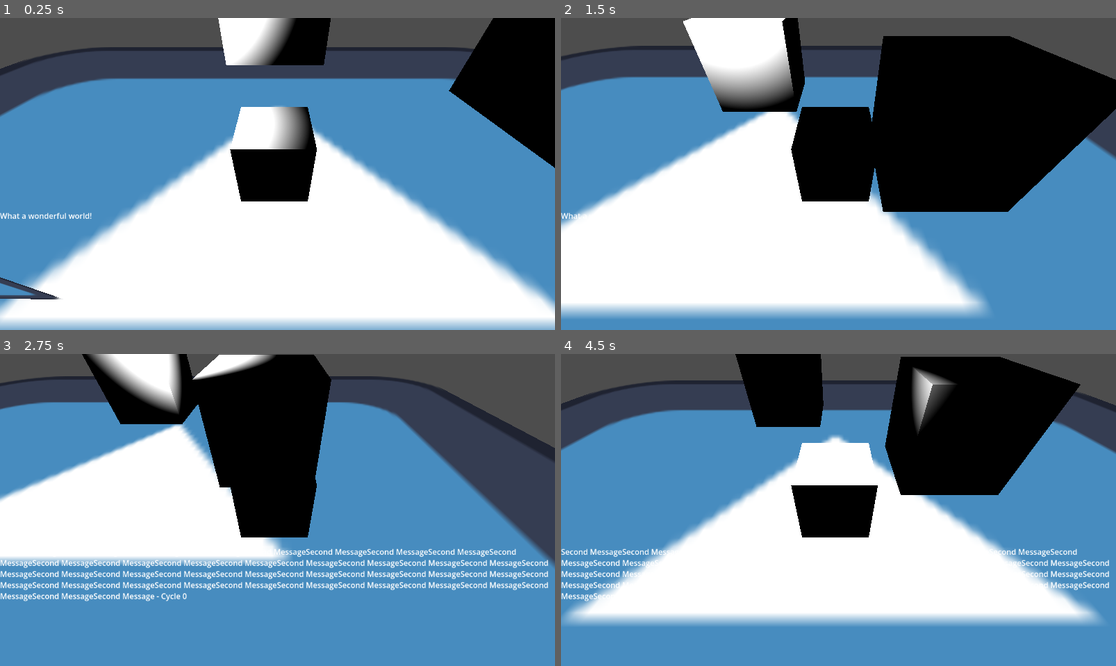
Above: before the commit, frames 1-4 (two rows, left to right).
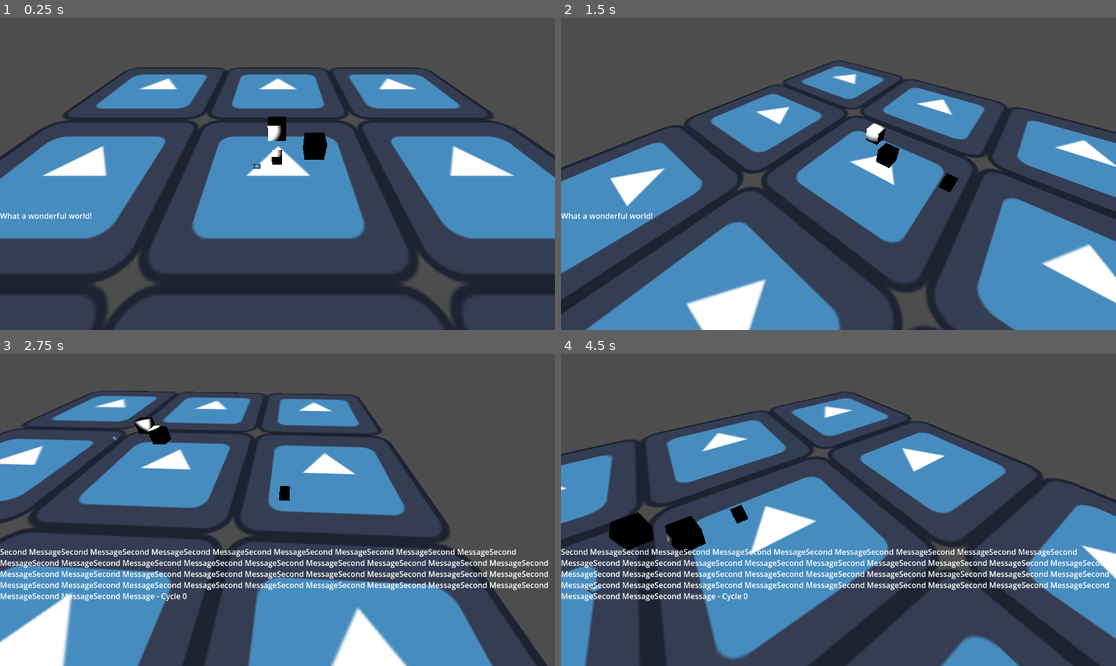
Above: after the commit, the same moments.

Repository: LousyLlamma/godotWorkingTestingEnv
Game: Godot game, scene res://Scenes/testingEnv.tscn
Two runs of this game, one before a commit and one after it. Both use one fixed random seed, a clock stepped at 60 frames per second and the inputs below. The engine's default icon, where the game draws it, is replaced by a stand-in: a white triangle on a blue panel in a dark square.
Inputs (mouse positions are in pixels of both pictures, inside the frame that each line leads up to):
- Up to frame 1 (0.25 s): no input
- Up to frame 2 (1.5 s): tap Enter (ui_accept) at 0.5, 0.77 s; move the mouse to (960, 158) at 0.52 s; hold Right (right) 0.53-1.28 s; hold Z (rotateCamLeft, bound only after the commit) 0.53-1.28 s; tap X (rotateCamRight, bound only after the commit) at 0.8, 1.35 s; move the mouse to (727, 189) at 1.27 s; hold Down (down) from 1.28 s (still down)
- Up to frame 3 (2.75 s): tap Enter (ui_accept) at 1.52 s; tap Z (rotateCamLeft, bound only after the commit) at 1.55 s; move the mouse to (333, 441) at 2.02 s; release Down (down) at 2.03 s; hold Right (right) from 2.03 s (still down); hold X (rotateCamRight, bound only after the commit) from 2.03 s (still down); click (333, 441) at 2.1 s
- Up to frame 4 (4.5 s): move the mouse to (810, 572) at 2.77 s; release Right (right) at 2.78 s; release X (rotateCamRight, bound only after the commit) at 2.78 s; hold Up (up) 2.78-3.53 s; tap Z (rotateCamLeft, bound only after the commit) at 2.85, 4.35 s; tap Enter (ui_accept) at 3.02, 3.77 s; move the mouse to (1005, 556) at 3.52 s; hold X (rotateCamRight, bound only after the commit) 3.53-4.28 s; hold Left (left) from 3.53 s (still down); move the mouse to (672, 463) at 4.27 s

The runs differ from the first frame. In frame 1, 70% of the frame differs, in the area x 0-100%, y 0-100%; in frame 2, 76%; in frame 3, 62%; in frame 4, 76%.

Commit message:
Updated perputualTile src file to refrence char position and arrays of sprites

Diff:
--- a/Scenes/characterCube.tscn
+++ b/Scenes/characterCube.tscn
@@ -2,6 +2,7 @@
 
 [ext_resource type="Script" uid="uid://bhgh40l1tj705" path="res://src/defaultCharacterMovement.gd" id="1_d1tmg"]
 [ext_resource type="ArrayMesh" uid="uid://cwmp8hhm8ujf2" path="res://MeshResources/cube.obj" id="2_1ej1y"]
+[ext_resource type="AudioStream" uid="uid://yhcx5llak2k" path="res://dash.wav" id="3_pov1k"]
 
 [sub_resource type="CylinderShape3D" id="CylinderShape3D_urgbw"]
 radius = 0.9550781
@@ -17,4 +18,7 @@
 mesh = ExtResource("2_1ej1y")
 
 [node name="Camera3D" type="Camera3D" parent="." unique_id=895523204]
-transform = Transform3D(1, 0, 0, 0, 0.6987275, 0.71538794, 0, -0.71538794, 0.6987275, 0.09205115, 3.9547675, 4.675412)
+transform = Transform3D(1, 0, 0, 0, 0.6987275, 0.71538794, 0, -0.71538794, 0.6987275, 0.09205115, 26.580393, 30.608253)
+
+[node name="AudioStreamPlayer" type="AudioStreamPlayer" parent="." unique_id=415138555]
+stream = ExtResource("3_pov1k")
--- a/Scenes/testingEnv.tscn
+++ b/Scenes/testingEnv.tscn
@@ -11,6 +11,8 @@
 [node name="Node3D" type="Node3D" unique_id=1308012534]
 
 [node name="CharacterBody3D" parent="." unique_id=1850763376 instance=ExtResource("1_k24tj")]
+SPEED = 30.0
+JUMP_VELOCITY = 20.0
 
 [node name="StaticBody3D" parent="." unique_id=1512789018 instance=ExtResource("2_7aw0a")]
 transform = Transform3D(1, 0, 0, 0, 1, 0, 0, 0, 1, 0, -0.8319477, 3.2774773)
--- a/project.godot
+++ b/project.godot
@@ -46,6 +46,16 @@
 , Object(InputEventKey,"resource_local_to_scene":false,"resource_name":"","device":-1,"window_id":0,"alt_pressed":false …(183 unchanged characters)…
 ]
 }
+rotateCamLeft={
+"deadzone": 0.2,
+"events": [Object(InputEventKey,"resource_local_to_scene":false,"resource_name":"","device":-1,"window_id":0,"alt_pressed":false,"shift_pressed":false,"ctrl_pressed":false,"meta_pressed":false,"pressed":false,"keycode":0,"physical_keycode":90,"key_label":0,"unicode":122,"location":0,"echo":false,"script":null)
+]
+}
+rotateCamRight={
+"deadzone": 0.2,
+"events": [Object(InputEventKey,"resource_local_to_scene":false,"resource_name":"","device":-1,"window_id":0,"alt_pressed":false,"shift_pressed":false,"ctrl_pressed":false,"meta_pressed":false,"pressed":false,"keycode":0,"physical_keycode":88,"key_label":0,"unicode":120,"location":0,"echo":false,"script":null)
+]
+}
 
 [physics]
 
--- a/src/defaultCharacterMovement.gd
+++ b/src/defaultCharacterMovement.gd
@@ -1,8 +1,8 @@
 extends CharacterBody3D
 
 
-const SPEED = 5.0
-const JUMP_VELOCITY = 4.5
+@export var SPEED = 25.0
+@export var JUMP_VELOCITY = 4.5
 var degreeOfRotation: float
 
 var lastInput: Vector2 = Vector2(0,0)
@@ -14,7 +14,7 @@
 func _physics_process(delta: float) -> void:
 	# Add the gravity.
 	if not is_on_floor():
-		velocity += get_gravity() * delta
+		velocity += get_gravity() * delta * 3
 
 	# Handle jump.
 	if Input.is_action_just_pressed("ui_accept") and is_on_floor():
@@ -33,7 +33,7 @@
 
 	degreeOfRotation = atan2(input_dir.y, input_dir.x)
 
-
+	$Camera3D.rotation.y += keyPressManager.checkIfRotateCamera().y*delta
 
 	$characterMesh.rotation = Vector3(0, degreeOfRotation, 0)
 	if keyPressManager.detectDoubleTap(input_dir) == true:
--- a/src/perpetualTilingFloor.gd
+++ b/src/perpetualTilingFloor.gd
@@ -1,16 +1,33 @@
 extends StaticBody3D
 
-var activePoint: Vector2 = Vector2(0,0)
 
+@onready var character = $"../CharacterBody3D"
 @onready var spriteScene = load("res://Scenes/floorSprite.tscn")
-@onready var activeSprites = spriteScene.instantiate()
-@onready var spriteDimension = activeSprites.get_region_rect()
-@onready var lengthOffset = spriteDimension.size.y
-@onready var widthOffset = spriteDimension.size.x
+var activePoint: Vector2
+var relativePoint: Vector2
+var activeSprites: Array[Sprite3D]
+var spriteDimension
+var lengthOffset
+var widthOffset
+
+var increment: int = 1;
 
 # Called when the node enters the scene tree for the first time.
 func _ready() -> void:
-	pass
+
+
+	activeSprites.resize(9)
+	for i in range(9):
+		activeSprites[i] = spriteScene.instantiate()
+
+	spriteDimension = activeSprites[0].get_item_rect()
+	lengthOffset = spriteDimension.size.y
+	widthOffset = spriteDimension.size.x
+
+	for i in range(9):
+		add_child(activeSprites[i])
+
+
 
 
 
@@ -19,8 +36,29 @@
 
 # Called every frame. 'delta' is the elapsed time since the previous frame.
 func _process(delta: float) -> void:
-	activeSprites.position = Vector3(activePoint.x, 0, activePoint.y)
-	add_child(activeSprites)
-	activePoint.x += 0.01
-	activePoint.y += 0.01
+
+	activePoint.x = move_toward(activePoint.x, character.position.x, 5*delta)
+	activePoint.y = move_toward(activePoint.y, character.position.z, 5*delta)
+
+	var spriteScale: Vector2 = Vector2(activeSprites[0].pixel_size*activeSprites[0].scale.x, activeSprites[0].pixel_size*activeSprites[0].scale.z)
+
+	relativePoint.x += increment * delta
+	relativePoint.y += increment * delta
+	var movingPointX = activePoint.x + relativePoint.x
+	var movingPointY = activePoint.y + relativePoint.y
+
+	var index = 0
+
+	for i in range(3):
+		for j in range(3):
+			activeSprites[index].position = Vector3(movingPointX + (i-1)*lengthOffset*spriteScale.x, 0, movingPointY + (j-1)*widthOffset*spriteScale.y)
+			index += 1
+
+	#activeSprites[0].position = Vector3(activePoint.x, 0, activePoint.y)
+	#activeSprites[1].position = Vector3(activePoint.x + lengthOffset*spriteScale.x, 0, activePoint.y + widthOffset*spriteScale.y)
+
+
+	if (abs(relativePoint.x) > 3):
+		increment *= -1
+
 	delta = delta
--- a/src/scriptResources/inputManager.gd
+++ b/src/scriptResources/inputManager.gd
@@ -47,3 +47,10 @@
 		return true
 
 	return false
+func checkIfRotateCamera() -> Vector2:
+	if (Input.is_action_pressed("rotateCamLeft")):
+		return Vector2(0,1)
+	elif (Input.is_action_pressed("rotateCamRight")):
+		return Vector2(0,-1)
+	else:
+		return Vector2(0,0)
Not shown, added: dash.wav.import
Not shown, added: dash.wav
